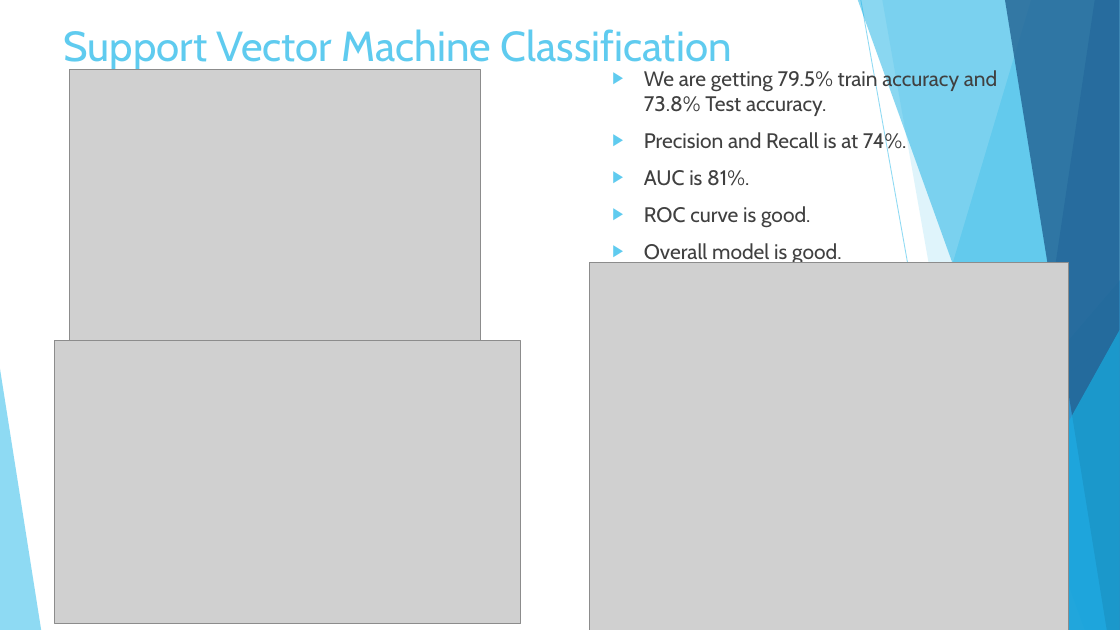
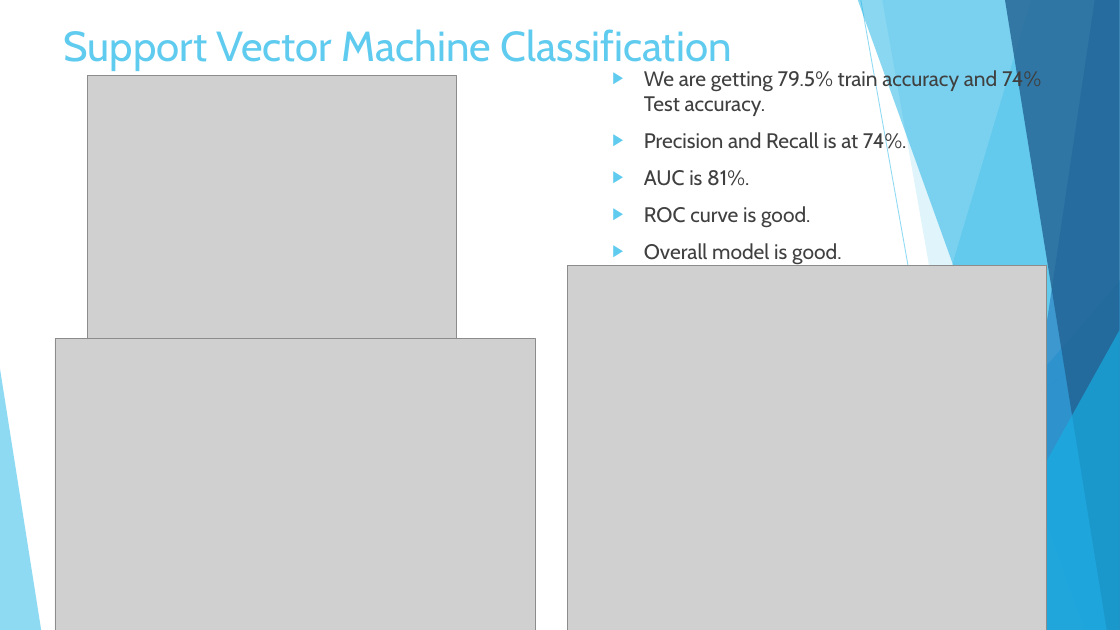
Before and after one commit to meghrajkonduskar/In-Drive-Coupon-Recommendation-Project, a slide deck: slide 19 of In Drive Coupon Recommendation.pptx. Drawn at 1120x630 pixels with LibreOffice and Linux fonts; fonts in the diff are those of the drawing; grey boxes stand for pictures. Boxes give left, top, right and bottom in pixels: in the first picture for what was removed or moved away, otherwise in the second. Text is boxed around its words. In the diff, an @@ line names an element or a change of style, - is before the commit and + after.

```diff
--- a/In Drive Coupon Recommendation.pptx
+++ b/In Drive Coupon Recommendation.pptx
@@ picture: place and size @@
-picture at <box>69,70,481,354</box>
+picture at <box>87,76,457,341</box>
@@ text at <box>644,68,1041,116</box>: text changed @@
-▶ We are getting 79.5% train accuracy and 73.8% Test accuracy.
+▶ We are getting 79.5% train accuracy and 74% Test accuracy.
@@ picture: place and size @@
-picture at <box>590,263,1069,630</box>
+picture at <box>568,266,1047,630</box>
@@ picture: place and size @@
-picture at <box>55,341,521,624</box>
+picture at <box>55,339,535,630</box>
```
Also in this commit, not shown: 10 other slides changed, 22 other files.
